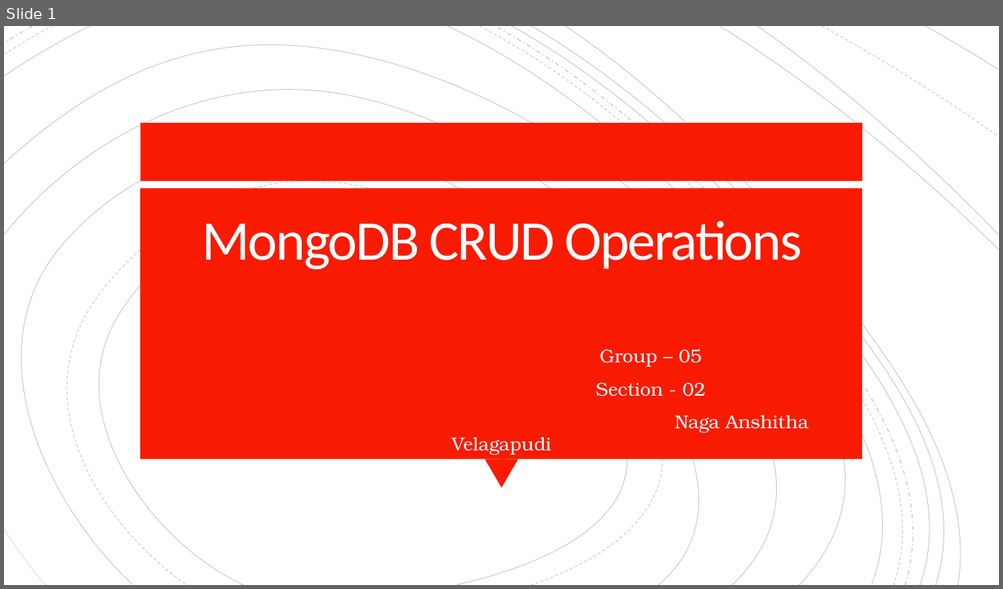
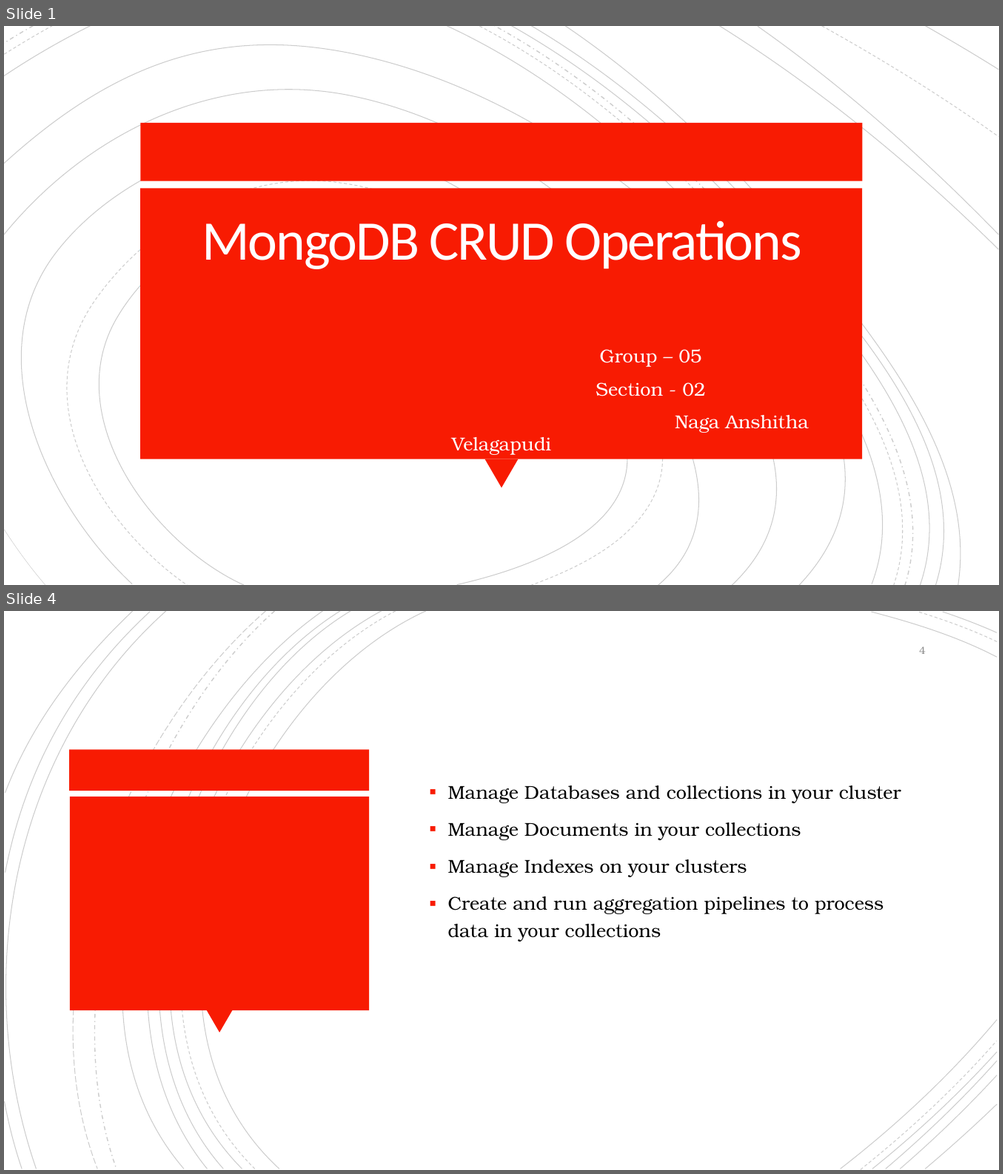
Before and after one commit to anshithavelagapudi/MongoDb-Project, a slide deck: CRUD Operations/MongoDB CRUD Operations.pptx. Shown one above the other, each under a label of ours: slide 1 before the commit, slides 1 and 4 after it; the slides between them are not shown. The pictures are 1003x589 and 1003x1174 pixels, drawn with LibreOffice and Linux fonts; fonts in the diff are those of the drawing. Boxes give left, top, right and bottom in pixels: in the first picture for what was removed or moved away, otherwise in the second. Text is boxed around its words. In the diff, an @@ line names an element or a change of style, - is before the commit and + after.

```diff
--- a/CRUD Operations/MongoDB CRUD Operations.pptx
+++ b/CRUD Operations/MongoDB CRUD Operations.pptx
@@ slide 4 added at box(4, 611, 999, 1170), background #FFFFFF @@
@@ group added at box(4, 611, 997, 1170): 21 freeform shapes @@
@@ page number added at box(919, 647, 925, 654), 10 pt, text #8C8C8C @@
+4
@@ rectangle added at box(70, 750, 370, 791), fill #F81B02 @@
@@ text added at box(448, 786, 901, 942), 18 pt, text #000000 @@
+▪ Manage Databases and collections in your cluster
+▪ Manage Documents in your collections
+▪ Manage Indexes on your clusters
+▪ Create and run aggregation pipelines to process data in your collections
@@ rectangle added at box(70, 797, 369, 1011), fill #F81B02 @@
@@ triangle added at box(206, 1011, 233, 1034), fill #F81B02 @@
```
Also in this commit, not shown: 2 slides changed, 10 other slides added, 9 slides removed, 4 other files.
